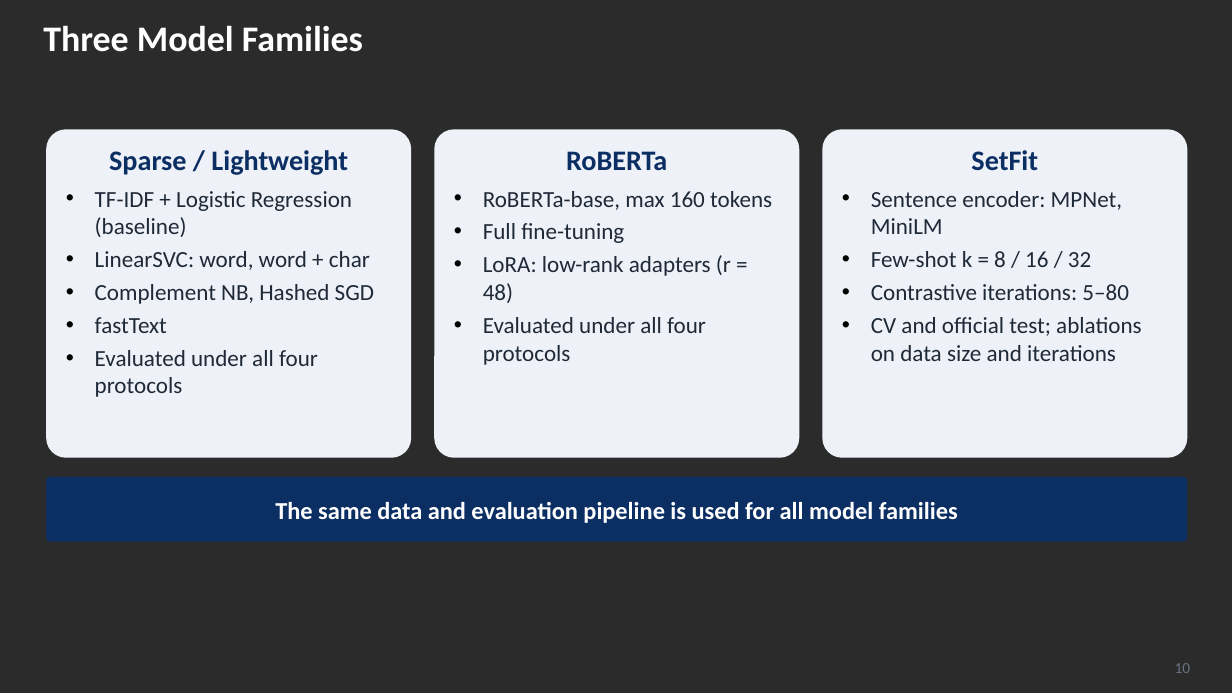
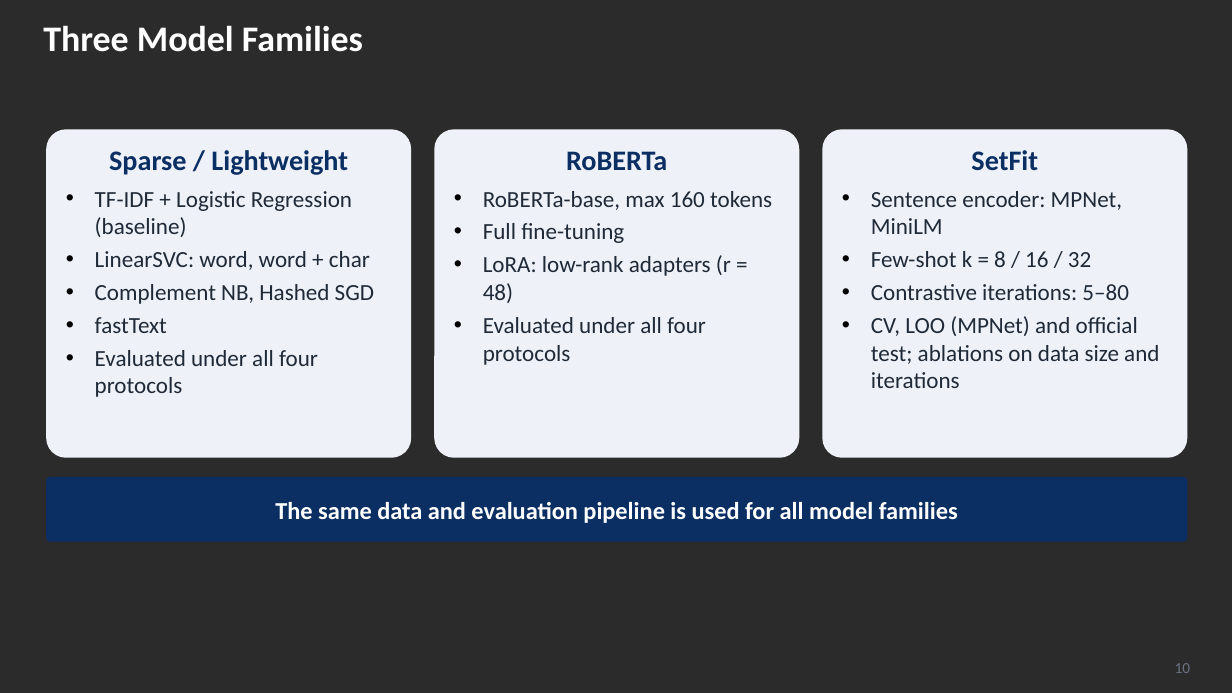
Before and after one commit to kiet21042003/nlbse24-issue-classification, a slide deck: slide 10 of presentation/Seminar_2_Slides.pptx. Drawn at 1232x693 pixels with LibreOffice and Linux fonts; fonts in the diff are those of the drawing; background and template pictures are left out; a plain dark background stands for a picture behind light text. Boxes give left, top, right and bottom in pixels: in the first picture for what was removed or moved away, otherwise in the second. Text is boxed around its words. In the diff, an @@ line names an element or a change of style, - is before the commit and + after.

```diff
--- a/presentation/Seminar_2_Slides.pptx
+++ b/presentation/Seminar_2_Slides.pptx
@@ text in rounded rectangle at [871,316,1159,388]: text changed @@
-• CV and official test; ablations on data size and iterations
+• CV, LOO (MPNet) and official test; ablations on data size and iterations
```
Also in this commit, not shown: 3 other slides changed, 13 other files.
